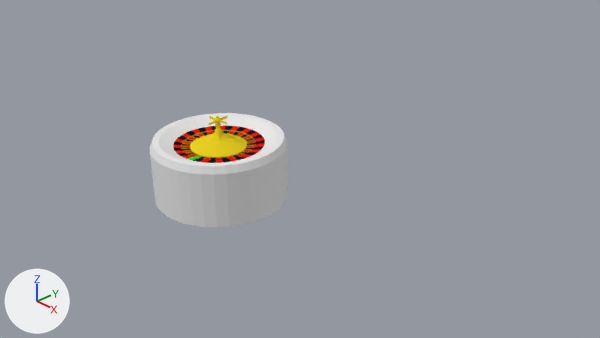
The Blender file Assets/Blender/RouletteTable.blend: old version first, new version second.
Rendered twice from the file's camera 'Camera'. Arrows for +X, +Y and +Z are at lower left; the lights stay in place.

The first picture shows 'Wheel'.
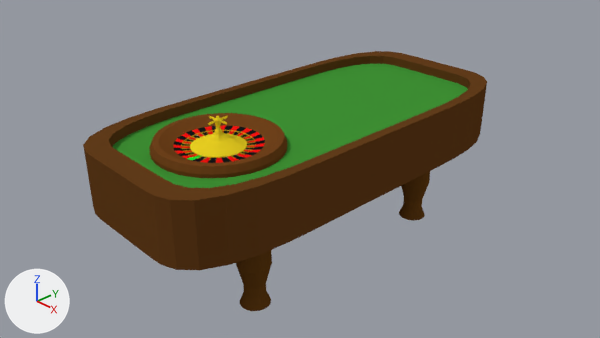
Commit message: Apply materials to roulette table

Boxes (x1, y1, x2, y2) around the edits, measured in the pictures (600 x 338 px):
'Table', shown: after (83, 51, 487, 270)
'Legs', shown (brown): after (236, 171, 430, 311)
part 1 of me_cylinder_002, recoloured (white to brown): (150, 113, 287, 175) in both
part 2 of me_cylinder_002, recoloured (white to brown): before (150, 147, 288, 227); after (150, 147, 287, 178)
part 3 of me_cube, recoloured (brown): after (83, 51, 487, 270)
part 4 of me_cube, recoloured (green): after (113, 64, 468, 188)

The change, as a list of edits to the scene's bpy script:
```text
Add mat_woodmaterial_002:
    mat_woodmaterial_002 = diffuse_material('WoodMaterial.002')
    mat_woodmaterial_002.base_color = (0.124, 0.0464, 0.0109)  # brown #633d1b
Add mat_feltmaterial:
    mat_feltmaterial = diffuse_material('FeltMaterial')
    mat_feltmaterial.base_color = (0.0499, 0.288, 0.0353)  # green #3f9235
Add mat_woodmaterial:
    mat_woodmaterial = diffuse_material('WoodMaterial')
    mat_woodmaterial.base_color = (0.157, 0.0536, 0.0113)  # brown #6e411c
Change me_cylinder_002:
    where me_cylinder_002.from_pydata(...)  # 1218 vertices, 1184 faces; spans x -1.0..1.0, y -1.0..1.0, z -1.0..1.72
    used by ob_wheel; location = (0.0, -2.11, 2.47); rotation_euler = (0.0, 0.0, -3.142), in degrees (0, 0, -180); scale = (1.24, 1.24, 0.571)
    me_cylinder_002 part 1: all 111 faces centred in x -0.97..0.97, y -0.98..0.97, z 0.89..1.0 switch from mat_defaultmaterial (white #e7e7e7) to mat_woodmaterial (brown #6e411b)
    me_cylinder_002 part 2: all 37 faces centred in x -1.0..1.0, y -1.0..0.99, z -0.11 switch from mat_defaultmaterial (white #e7e7e7) to mat_woodmaterial (brown #6e411b)
Change me_cube:
    where me_cube.from_pydata(...)  # 160 vertices, 130 faces; spans x -1.0..1.0, y -1.0..1.0, z -1.0..1.0
    used by ob_table; location = (0.0, 0.15, 2.41); rotation_euler = (0.0, 0.0, -3.142), in degrees (0, 0, -180); scale = (2.0, 4.32, 0.63)
    me_cube part 3: 129 of the faces centred in x -1.0..1.0, y -1.0..1.0, z -1.0..1.0 switch from mat_material (white #e7e7e7) to mat_woodmaterial_002 (brown #633d1b)
    me_cube part 4: the 1 face centred in x 0.0, y 0.0, z 0.68 switches from mat_material (white #e7e7e7) to mat_feltmaterial (green #3f9235)
    add me_cube.materials.append(mat_feltmaterial)  # green #3f9235
Change ob_legs:
    remove ob_legs.hide_viewport = True
Change ob_table:
    remove ob_table.hide_viewport = True
```
